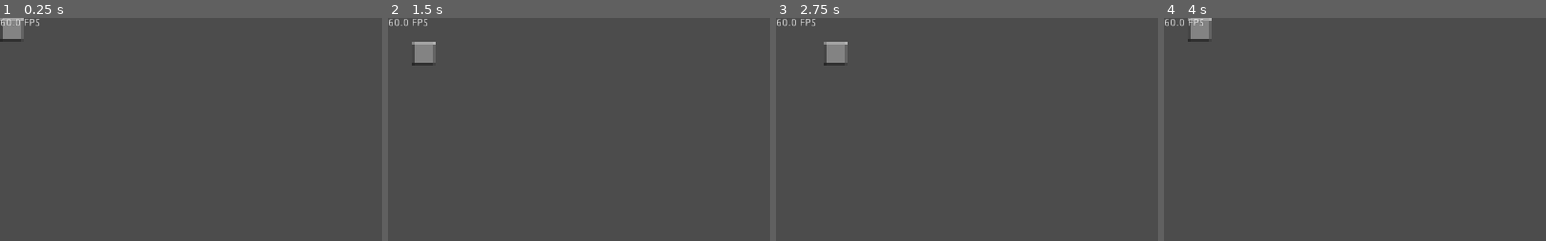
Above: before the commit, frames 1-4 (left to right).
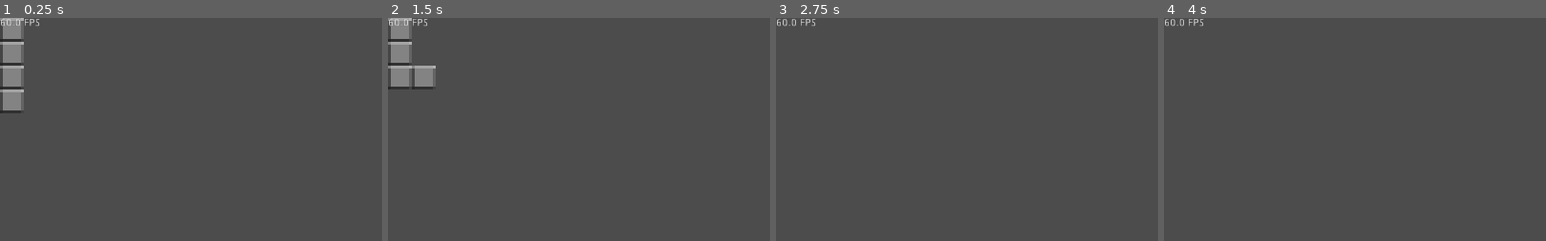
Above: after the commit, the same moments.

Repository: c2d7fa/tetromino-game
Game: Godot game, scene res://MainScene.tscn
Same seed, same stepped clock (60 frames per second), same inputs: the game is played once before the commit and once after it.
Inputs:
- Up to frame 1 (0.25 s): no input
- Up to frame 2 (1.5 s): tap Enter at 0.5 s; hold Right 0.53-1.28 s; tap Space at 0.6, 0.77, 1.07, 1.35 s; hold Down from 1.28 s (still down)
- Up to frame 3 (2.75 s): tap Space at 1.52, 1.82, 2.1 s; release Down at 2.03 s; hold Right from 2.03 s (still down)
- Up to frame 4 (4 s): tap Space at 2.75, 2.85, 3.02, 3.32, 3.6, 3.77 s; release Right at 2.78 s; hold Up 2.78-3.53 s; tap Enter at 3.5 s; hold Left from 3.53 s (still down)
The pictures show only the part of the screen within x 0-50%, y 0-50%; the shares and areas given below are measured in that part.

The runs differ from the first frame. In frame 1, 1.6% of the frame differs, in the area x 0-7%, y 10-43%; in frame 2, 2.7%, in the area x 0-13%, y 0-33%; in frame 3, 0.5%; in frame 4, 0.5%.
Error after the commit: Invalid get index '7' (on base: 'Array'). (res://Classes/Piece.gd:24)

Commit message:
Add the different piece types

Diff:
--- /dev/null
+++ b/Classes/Piece.gd
@@ -0,0 +1,51 @@
+const SingleTileGrey = preload("res://Scenes/SingleTileGrey.tscn")
+
+const tile_width = 32
+
+enum PieceType { I, O, T, J, L, S, Z }
+
+var node: Node2D
+
+var x = 0
+var y = 0
+
+const coords = {
+  PieceType.I: [[0, 0], [0, 1], [0, 2], [0, 3]],
+  PieceType.O: [[0, 0], [0, 1], [1, 0], [1, 1]],
+  PieceType.T: [[0, 0], [0, 1], [0, 2], [1, 1]],
+  PieceType.J: [[0, 0], [0, 1], [0, 2], [1, 0]],
+  PieceType.L: [[0, 0], [0, 1], [0, 2], [1, 2]],
+  PieceType.S: [[0, 0], [0, 1], [1, 1], [1, 2]],
+  PieceType.Z: [[1, 0], [1, 1], [0, 1], [0, 2]],
+}
+
+func _init(piece_type):
+  node = Node2D.new()
+  node.name = "Piece_Type%s" % PieceType.keys()[piece_type]
+  for index in range(coords[piece_type].size()):
+    var coord = coords[piece_type][index]
+    var tile = SingleTileGrey.instance()
+    tile.name = "Tile_%s" % index
+    tile.position.x = coord[0] * tile_width
+    tile.position.y = coord[1] * tile_width
+    node.add_child(tile)
+
+func _update_position():
+  node.position.x = x * tile_width
+  node.position.y = y * tile_width
+
+func move_up():
+  y -= 1
+  _update_position()
+
+func move_down():
+  y += 1
+  _update_position()
+
+func move_left():
+  x -= 1
+  _update_position()
+
+func move_right():
+  x += 1
+  _update_position()
--- a/Scripts/Main.gd
+++ b/Scripts/Main.gd
@@ -1,30 +1,28 @@
 extends Node2D
 
-const single_tile_scene = preload("res://Scenes/SingleTileGrey.tscn")
-const tile_width = 32
+const Piece = preload("res://Classes/Piece.gd")
 
-var tile = null
-var tile_x = 0
-var tile_y = 0
+var piece: Piece
 
-func _update_tile_position():
-  tile.position = Vector2(tile_x * tile_width, tile_y * tile_width)
+var piece_type = 0
 
 func _unhandled_key_input(event):
   if event.pressed:
     match event.scancode:
       KEY_UP:
-        tile_y -= 1
+        piece.move_up()
       KEY_DOWN:
-        tile_y += 1
+        piece.move_down()
       KEY_LEFT:
-        tile_x -= 1
+        piece.move_left()
       KEY_RIGHT:
-        tile_x += 1
-    _update_tile_position()
+        piece.move_right()
+      KEY_SPACE:
+        piece_type += 1
+        remove_child(piece.node)
+        piece = Piece.new(piece_type)
+        add_child(piece.node)
 
 func _ready():
-  tile = single_tile_scene.instance()
-  tile.name = "Tile"
-  _update_tile_position()
-  add_child(tile)
+  piece = Piece.new(piece_type)
+  add_child(piece.node)
